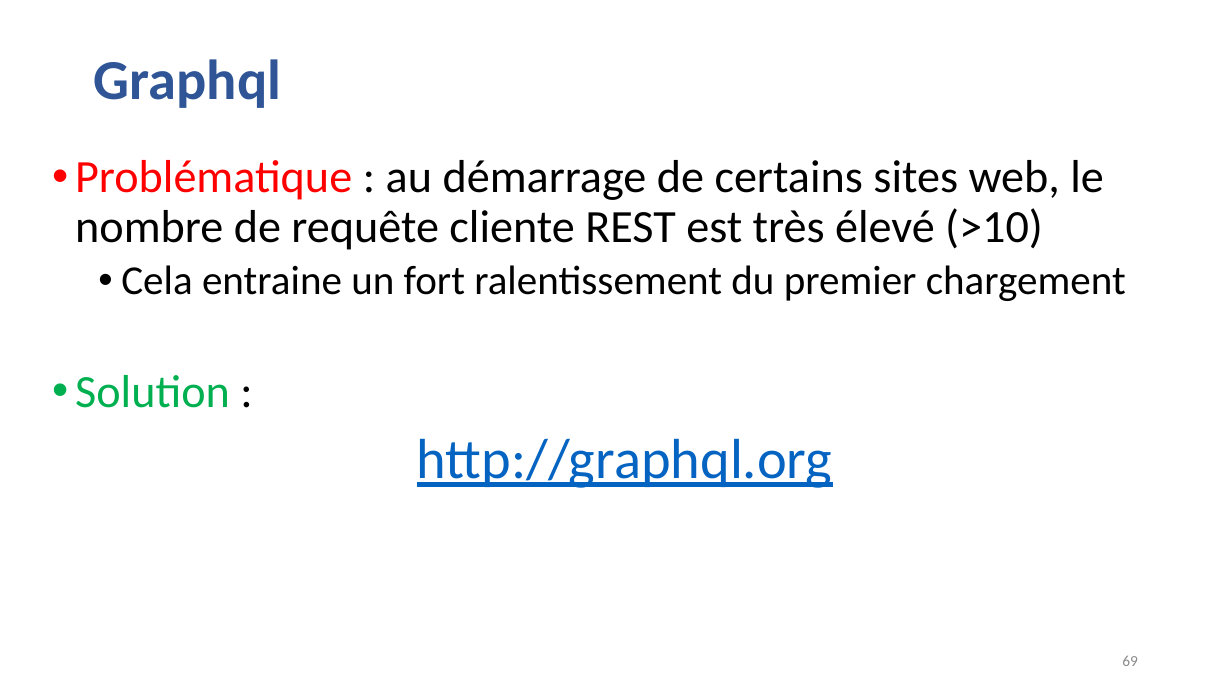
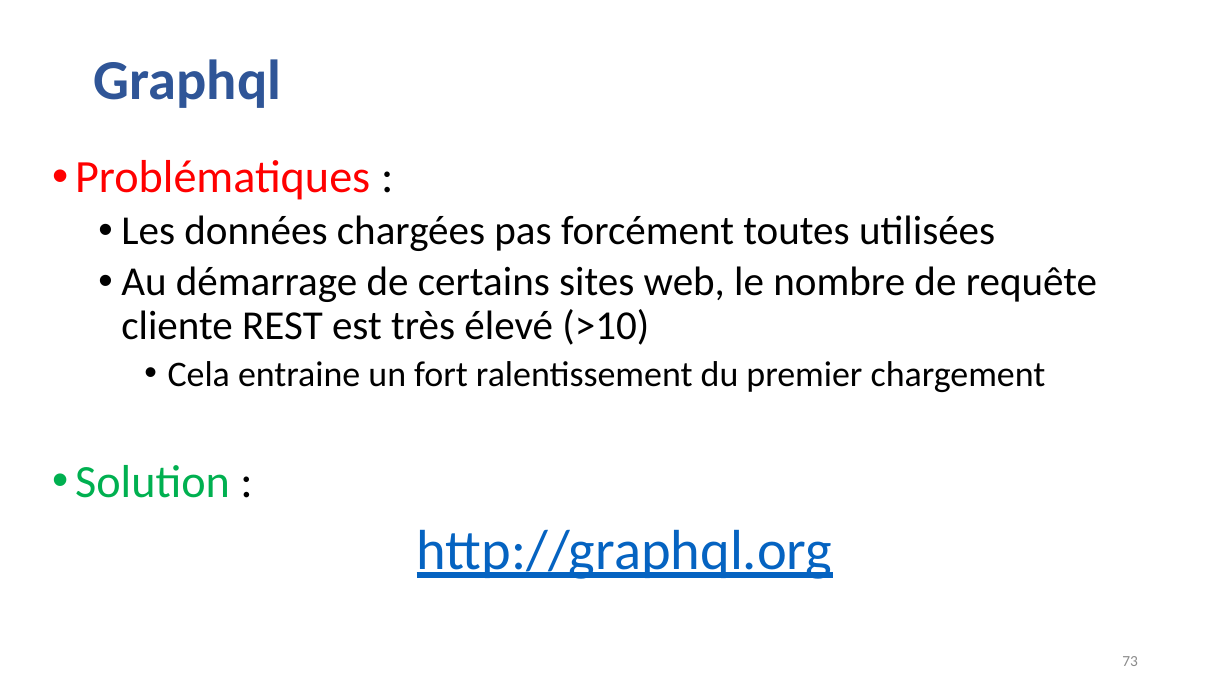
Before and after one commit to guillaumechervet/course.rest, a slide deck: slide 73 of documentations/3 - Web Services partie REST.pptx (slide 69 before the commit). Drawn at 1232x693 pixels with LibreOffice and Linux fonts; fonts in the diff are those of the drawing. Boxes give left, top, right and bottom in pixels: in the first picture for what was removed or moved away, otherwise in the second. Text is boxed around its words. In the diff, an @@ line names an element or a change of style, - is before the commit and + after.

```diff
--- a/documentations/3 - Web Services partie REST.pptx
+++ b/documentations/3 - Web Services partie REST.pptx
@@ text at (x1=75, y1=160, x2=1097, y2=345): text changed; size 36 to 32 pt @@
-• Problématique : au démarrage de certains sites web, le nombre de requête cliente REST est très élevé (>10)
+• Problématiques :
+  • Les données chargées pas forcément toutes utilisées
+  • Au démarrage de certains sites web, le nombre de requête cliente REST est très élevé (>10)
@@ text at (x1=168, y1=361, x2=1046, y2=392): size 32 to 28 pt in "Cela entraine un fort ralentissement du premier ..."; list level 2 to 3 in "Cela entraine un fort ralentissement ..." @@
@@ page number at (x1=1122, y1=656, x2=1138, y2=666): text changed @@
-69
+73
```
Also in this commit, not shown: 10 other slides changed, 4 slides added, 7 other files.
